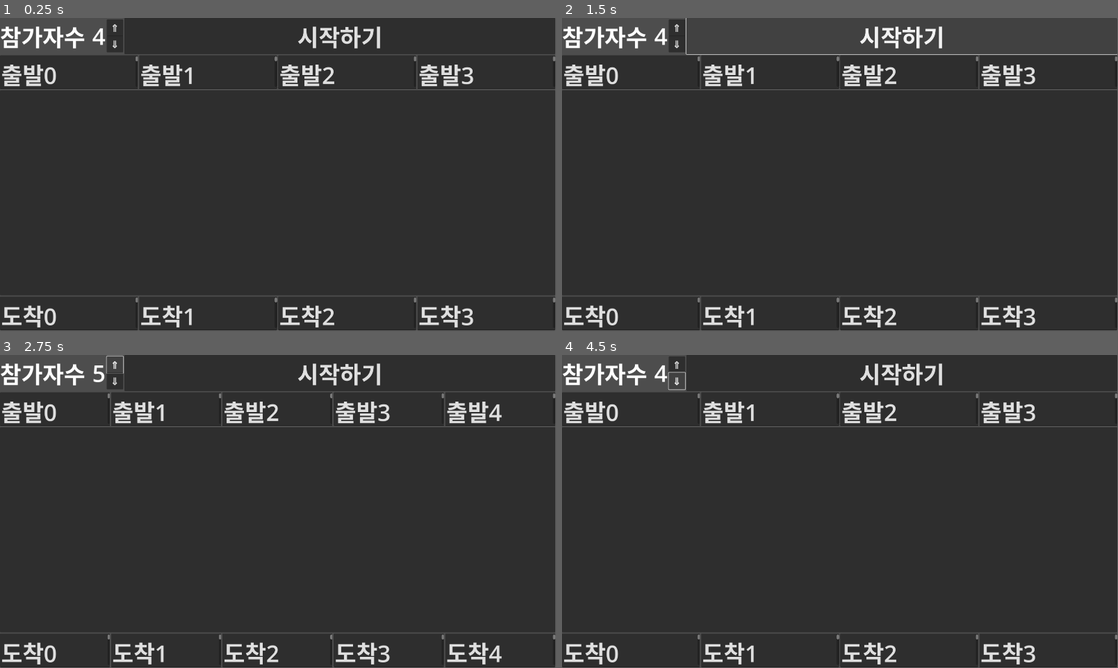
Above: before the commit, frames 1-4 (two rows, left to right).
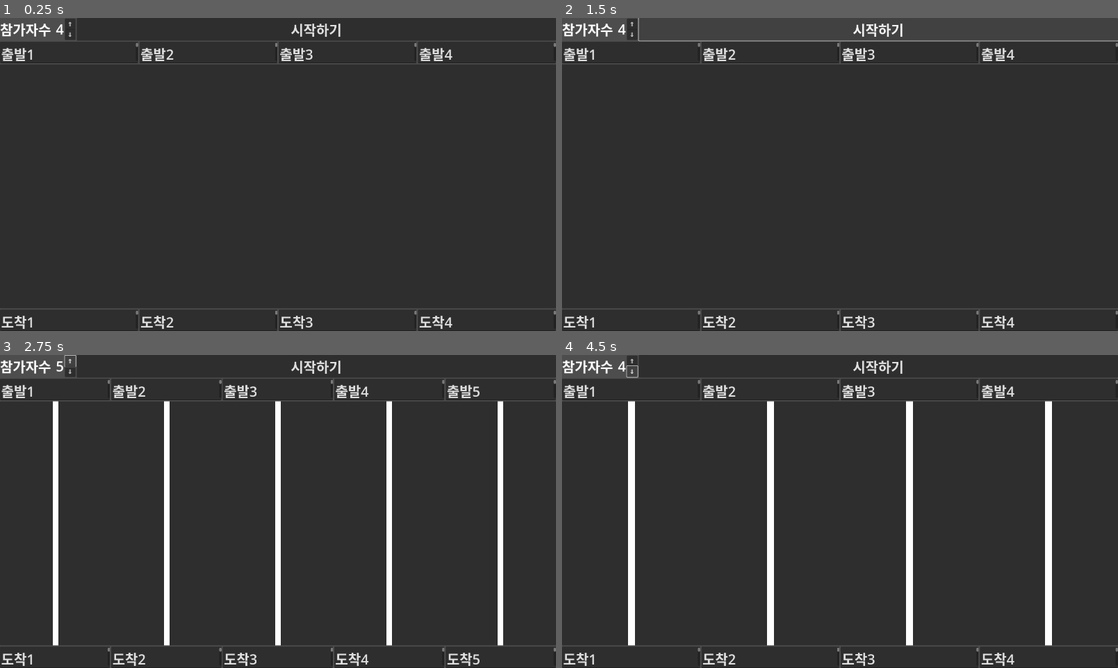
Above: after the commit, the same moments.

Repository: kasworld/gd4laddergame
Game: Godot game, scene res://사다리타기.tscn
The game is run twice, just before and just after one commit, with the same random seed, the same clock (stepped at 60 frames per second) and the same inputs.
Inputs:
- Up to frame 1 (0.25 s): no input
- Up to frame 2 (1.5 s): click "시작하기" at 0.5 s; click "시작하기" at 1.25 s
- Up to frame 3 (2.75 s): click "⇑" at 2 s
- Up to frame 4 (4.5 s): click "⇓" at 2.75 s; click "⇑" at 3.5 s; click "⇓" at 4.25 s
In our replay, the window is 799x449 before the commit and 800x450 after it. These sizes can differ from the game's own. Grey fills any space a smaller window leaves; there, only what the larger window draws over its background counts as a difference.

The runs differ from the first frame. In frame 1, 7.2% of the frame differs, in the area x 0-100%, y 0-100%; in frame 2, 7.1%; in frame 3, 12%; in frame 4, 11%.

Commit message:
세로줄추가가

Diff:
--- a/project.godot
+++ b/project.godot
@@ -19,3 +19,5 @@
 
 window/size/viewport_width=1920
 window/size/viewport_height=1080
+window/stretch/mode="viewport"
+window/stretch/aspect="ignore"
--- a/사다리타기.gd
+++ b/사다리타기.gd
@@ -3,8 +3,8 @@
 @onready var 참가자수 = $"HBoxContainer/참가자수"
 
 func _ready() -> void:
-	참가자수.init(0,"참가자수 ",80)
-	참가자수.set_limits(2,true,4,100,true)
+	참가자수.init(0,"참가자수 ",48)
+	참가자수.set_limits(2,true,4,30,true)
 	$"참가자들".custom_minimum_size.y = 참가자수.size.y/2
 	$"도착지점들".custom_minimum_size.y = 참가자수.size.y/2
 	참가자수변경()
@@ -16,14 +16,29 @@
 		$"도착지점들".remove_child(n)
 	for i in 참가자수.get_value():
 		var 참가자 = TextEdit.new()
-		참가자.text = "출발%d" % [i]
+		참가자.text = "출발%d" % [i+1]
 		참가자.size_flags_horizontal = Control.SIZE_EXPAND_FILL
 		$"참가자들".add_child(참가자)
 		var 도착지점 = TextEdit.new()
-		도착지점.text = "도착%d" % [i]
+		도착지점.text = "도착%d" % [i+1]
 		도착지점.size_flags_horizontal = Control.SIZE_EXPAND_FILL
 		$"도착지점들".add_child(도착지점)
+	세로선만들기()
 
+func 세로선만들기()->void:
+	for n in $"사다리들".get_children():
+		$"사다리들".remove_child(n)
+	var n =  참가자수.get_value()
+	var 간격 = get_viewport_rect().size.x / n
+	var y1 = 0
+	var y2 = $"사다리들".size.y
+	for i in n:
+		var 세로줄 = Line2D.new()
+		세로줄.default_color = Color.WHITE
+		세로줄.width = 간격/20
+		세로줄.add_point(Vector2(i*간격+간격/2,y1))
+		세로줄.add_point(Vector2(i*간격+간격/2,y2))
+		$"사다리들".add_child(세로줄)
 
 func _on_참가자수_value_changed(idx: int) -> void:
 	참가자수변경()
--- /dev/null
+++ b/사다리타기.tres
@@ -0,0 +1,4 @@
+[gd_resource type="Theme" format=3 uid="uid://cror5i40kgxqn"]
+
+[resource]
+default_font_size = 48
--- a/사다리타기.tscn
+++ b/사다리타기.tscn
@@ -1,16 +1,8 @@
-[gd_scene load_steps=6 format=3 uid="uid://b7s7h31g61c17"]
+[gd_scene load_steps=4 format=3 uid="uid://b7s7h31g61c17"]
 
 [ext_resource type="Script" path="res://사다리타기.gd" id="1_8q3j2"]
 [ext_resource type="PackedScene" uid="uid://dllxbmyyau3u5" path="res://int_edit/int_edit.tscn" id="2_l0fvh"]
-
-[sub_resource type="Theme" id="Theme_l3bje"]
-default_font_size = 80
-
-[sub_resource type="Theme" id="Theme_2urpu"]
-default_font_size = 80
-
-[sub_resource type="Theme" id="Theme_crbpd"]
-default_font_size = 80
+[ext_resource type="Theme" uid="uid://cror5i40kgxqn" path="res://사다리타기.tres" id="2_x1kds"]
 
 [node name="사다리타기" type="VBoxContainer"]
 offset_right = 1920.0
@@ -21,10 +13,11 @@
 
 [node name="HBoxContainer" type="HBoxContainer" parent="."]
 layout_mode = 2
-theme = SubResource("Theme_l3bje")
+theme = ExtResource("2_x1kds")
 
 [node name="참가자수" parent="HBoxContainer" instance=ExtResource("2_l0fvh")]
 layout_mode = 2
+theme = ExtResource("2_x1kds")
 
 [node name="시작단추" type="Button" parent="HBoxContainer"]
 layout_mode = 2
@@ -33,7 +26,7 @@
 
 [node name="참가자들" type="HBoxContainer" parent="."]
 layout_mode = 2
-theme = SubResource("Theme_2urpu")
+theme = ExtResource("2_x1kds")
 
 [node name="사다리들" type="PanelContainer" parent="."]
 layout_mode = 2
@@ -41,6 +34,6 @@
 
 [node name="도착지점들" type="HBoxContainer" parent="."]
 layout_mode = 2
-theme = SubResource("Theme_crbpd")
+theme = ExtResource("2_x1kds")
 
 [connection signal="value_changed" from="HBoxContainer/참가자수" to="." method="_on_참가자수_value_changed"]
